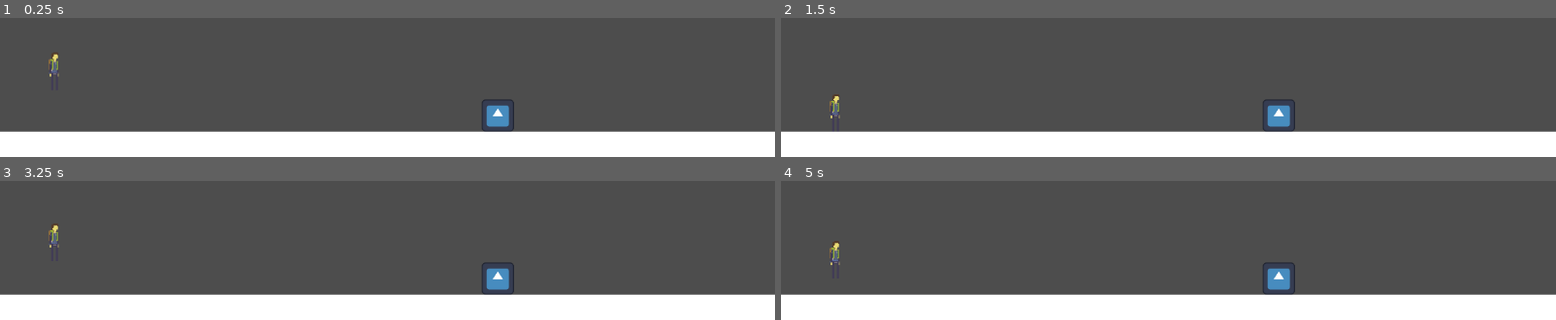
Above: before the commit, frames 1-4 (two rows, left to right).
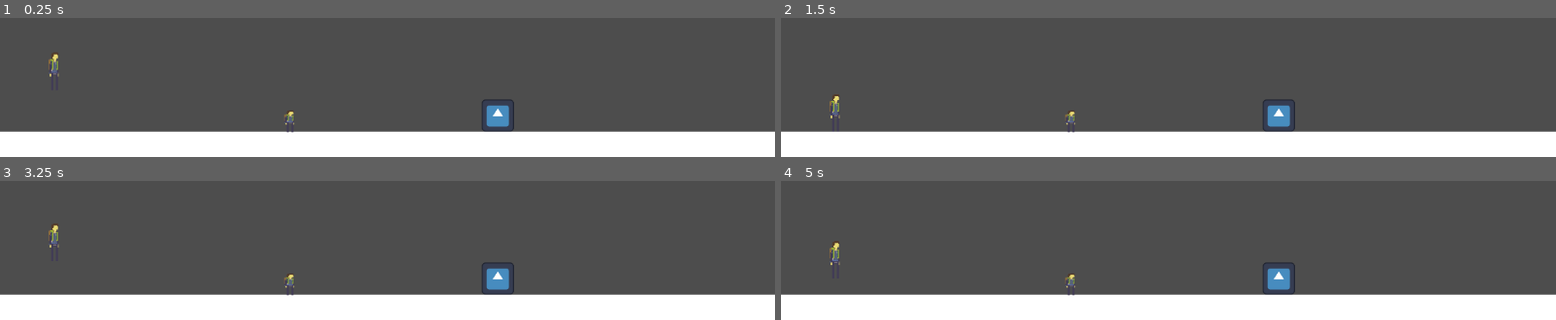
Above: after the commit, the same moments.

Repository: The-Spark-Industries/spark-energy
Game: Godot game, scene res://Master Scenes/level1.tscn
The game is run twice, just before and just after one commit, with the same random seed, the same clock (stepped at 60 frames per second) and the same inputs. The engine's default icon, where the game draws it, is replaced by a stand-in: a white triangle on a blue panel in a dark square.
Inputs:
- Up to frame 1 (0.25 s): no input
- Up to frame 2 (1.5 s): hold 2 (inventoryright, bound only after the commit) from 0.53 s (still down); tap E (interact) at 0.6, 1.35 s; tap Space (jump) at 0.77 s
- Up to frame 3 (3.25 s): tap Space (jump) at 1.52, 3.02 s; release 2 (inventoryright, bound only after the commit) at 2.03 s; hold 1 (inventoryleft, bound only after the commit) 2.03-2.78 s; tap E (interact) at 2.1, 2.85 s; tap Enter at 2.75 s; hold 2 (inventoryright, bound only after the commit) from 2.78 s (still down)
- Up to frame 4 (5 s): tap E (interact) at 3.6, 4.35 s; tap Space (jump) at 3.77, 4.52 s; release 2 (inventoryright, bound only after the commit) at 4.28 s; hold 1 (inventoryleft, bound only after the commit) from 4.28 s (still down)

The runs differ from the first frame. In frame 1, 0.1% of the frame differs, in the area x 36-39%, y 66-83%; in frame 2, 0.1%; in frame 3, 0.1%; in frame 4, 0.1%.

Commit message:
Basically everything

Diff:
--- a/Master Scenes/gameInterface.tscn
+++ b/Master Scenes/gameInterface.tscn
@@ -2,6 +2,7 @@
 
 [ext_resource type="Script" uid="uid://dls3n76f3qgr2" path="res://Scripts/game_interface.gd" id="1_bhmpg"]
 [ext_resource type="Texture2D" uid="uid://03g8lcmq571u" path="res://icon.svg" id="1_j3ay2"]
+[ext_resource type="Texture2D" uid="uid://bbcour4btu45" path="res://1_Main Character Assets/Spark Assets/Spark Sprites/spark2.png" id="3_4qk6w"]
 
 [node name="gameInterface" type="Control" unique_id=2083672228]
 layout_mode = 3
@@ -21,7 +22,13 @@
 [node name="Icon" type="Sprite2D" parent="GridContainer" unique_id=147067831]
 unique_name_in_owner = true
 position = Vector2(64, 59)
-texture = ExtResource("1_j3ay2")
+
+[node name="Icon2" type="Sprite2D" parent="GridContainer" unique_id=1448720405]
+unique_name_in_owner = true
+visible = false
+position = Vector2(58.499996, 56.5)
+scale = Vector2(1.8281251, 2.0833335)
+texture = ExtResource("3_4qk6w")
 
 [node name="Button2" type="Button" parent="GridContainer" unique_id=817545553]
 visible = false
--- a/Master Scenes/level1.tscn
+++ b/Master Scenes/level1.tscn
@@ -10,6 +10,7 @@
 [ext_resource type="PackedScene" uid="uid://dgy5vnulqv524" path="res://Master Scenes/WaterBlock.tscn" id="7_rgorn"]
 [ext_resource type="PackedScene" path="res://Master Scenes/Checkpoint.tscn" id="8_tiul6"]
 [ext_resource type="PackedScene" uid="uid://g5lflum2cu2t" path="res://Master Scenes/WaterShoes.tscn" id="9_gdrb5"]
+[ext_resource type="PackedScene" uid="uid://b7oygvq4jaa8g" path="res://Master Scenes/map.tscn" id="11_l37wp"]
 
 [sub_resource type="PhysicsMaterial" id="PhysicsMaterial_lyd6k"]
 
@@ -276,3 +277,6 @@
 [node name="WaterShoes" parent="." unique_id=1326362754 instance=ExtResource("9_gdrb5")]
 position = Vector2(1065, 1269)
 scale = Vector2(1.5, 1.5)
+
+[node name="Map" parent="." unique_id=974593840 instance=ExtResource("11_l37wp")]
+position = Vector2(754, 1278)
--- /dev/null
+++ b/Master Scenes/map.tscn
@@ -0,0 +1,20 @@
+[gd_scene format=3 uid="uid://b7oygvq4jaa8g"]
+
+[ext_resource type="Texture2D" uid="uid://bbcour4btu45" path="res://1_Main Character Assets/Spark Assets/Spark Sprites/spark2.png" id="1_wi61q"]
+[ext_resource type="Script" uid="uid://b4veu86qsyig5" path="res://Scripts/map.gd" id="1_ws4x8"]
+
+[sub_resource type="RectangleShape2D" id="RectangleShape2D_water_shoes"]
+size = Vector2(32, 32)
+
+[node name="Map" type="Area2D" unique_id=974593840]
+collision_layer = 0
+script = ExtResource("1_ws4x8")
+
+[node name="CollisionShape2D" type="CollisionShape2D" parent="." unique_id=1854260101]
+shape = SubResource("RectangleShape2D_water_shoes")
+debug_color = Color(0, 0, 0, 0.41960785)
+
+[node name="Sprite2D" type="Sprite2D" parent="." unique_id=1819224295]
+position = Vector2(2.25, -1.3749995)
+scale = Vector2(0.99218756, 0.57916665)
+texture = ExtResource("1_wi61q")
--- a/Scripts/game_interface.gd
+++ b/Scripts/game_interface.gd
@@ -1,4 +1,17 @@
 extends Control
+
+@onready var maptexture= preload("res://1_Main Character Assets/Spark Assets/Spark Sprites/spark2.png")
+@onready var shoestexture= preload("res://icon.svg")
+var inventorycounter: int= 0
+
+
+#var icons_dictionary: Dictionary = {
+	#0 : maptexture,
+	#1: shoestexture
+	#}
+	#
+@onready var icons_array: Array= [maptexture, shoestexture]
+
 
 func _ready() -> void:
 	print(Global.inventory)
@@ -10,10 +23,23 @@
 #Checks if there's anything in the inventory, to add it. Meant for the start of the game.
 func _process(delta: float) -> void:
 
+
+
+	if Input.is_action_just_released("inventoryright"):
+		inventorycounter+=1
+		if (inventorycounter>=Global.inventory.size()):
+			inventorycounter=0
+		print(inventorycounter)
+	if Input.is_action_just_released("inventoryleft"):
+		inventorycounter-=1
+		if (inventorycounter<0):
+			inventorycounter=Global.inventory.size()-1
+		print(inventorycounter)
+
 	if (Global.inventory.size() ==0):
 		%Icon.visible = false
 
-
-	else:
-
+	else :
 		%Icon.visible = true
+		%Icon.texture = icons_array[inventorycounter]
+		#%Icon.texture =load("res://1_Main Character Assets/Spark Assets/Spark Sprites/spark2.png")
--- /dev/null
+++ b/Scripts/map.gd
@@ -0,0 +1,16 @@
+extends Area2D
+
+
+
+func _ready() -> void:
+	body_entered.connect(_on_body_entered)
+
+func _on_body_entered(body: Node2D) -> void:
+	if body.get_meta("tag", "") != "player":
+
+		return
+
+
+
+	Global.add_item_to_inventory("Map")
+	queue_free()
--- a/project.godot
+++ b/project.godot
@@ -69,6 +69,16 @@
 "events": [Object(InputEventKey,"resource_local_to_scene":false,"resource_name":"","device":-1,"window_id":0,"alt_press …(195 unchanged characters)…
 ]
 }
+inventoryleft={
+"deadzone": 0.2,
+"events": [Object(InputEventKey,"resource_local_to_scene":false,"resource_name":"","device":-1,"window_id":0,"alt_pressed":false,"shift_pressed":false,"ctrl_pressed":false,"meta_pressed":false,"pressed":false,"keycode":0,"physical_keycode":49,"key_label":0,"unicode":49,"location":0,"echo":false,"script":null)
+]
+}
+inventoryright={
+"deadzone": 0.2,
+"events": [Object(InputEventKey,"resource_local_to_scene":false,"resource_name":"","device":-1,"window_id":0,"alt_pressed":false,"shift_pressed":false,"ctrl_pressed":false,"meta_pressed":false,"pressed":false,"keycode":0,"physical_keycode":50,"key_label":0,"unicode":50,"location":0,"echo":false,"script":null)
+]
+}
 
 [rendering]
 
Not shown, added: Scripts/map.gd.uid
